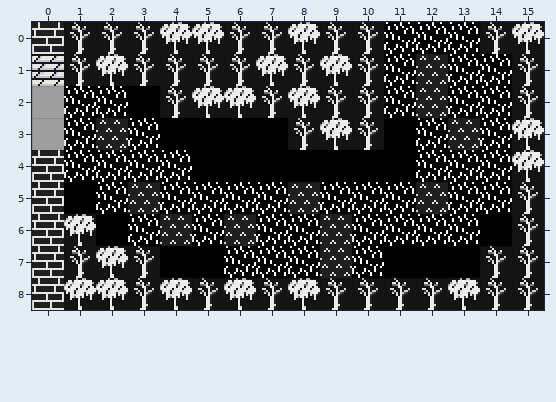
A Tiled map gets an edit: maps/map12.tmx. Above: the version before the commit.
Cells are 16x16 px. Shown: x 0..15, y 0..8.
The same view after the edit:
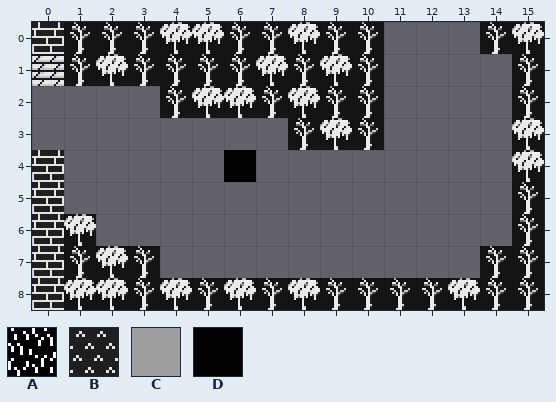
Key: from "tilemap_002-1": A 3; from "tileset4": B 1; from "tileset44": C 5; from "tileset56": D 0.
_ is an empty cell.
Difference:
Layer "ground" (now hidden):
Tile A is removed in row 0 at x 11 to 13; in row 1 at x 11 and 13 to 14; in row 2 at x 1 to 2, 11 and 13 to 14; in row 3 at x 1, 3, 12 and 14; in row 4 at x 1 to 4 and 12 to 14; in row 5 at x 2, 4 to 7, 9 to 11 and 13 to 14.
Tile A is removed in row 6 at x 3, 5, 7 to 8 and 10 to 13; in row 7 at x 6 to 8 and 10.
Tile B is removed in rows 1 to 2 at x 12; in row 3 at x 2 and 13; in row 5 at x 3, 8 and 12; in row 6 at x 4, 6 and 9; in row 7 at x 9.
Tile C is removed in rows 2 to 3 at x 0.
Tile D is removed in row 2 at x 3; in row 3 at x 4 to 7 and 11; in row 4 at x 5 and 7 to 11; in row 5 at x 1; in row 6 at x 2 and 14; in row 7 at x 4 to 5 and 11 to 13.
